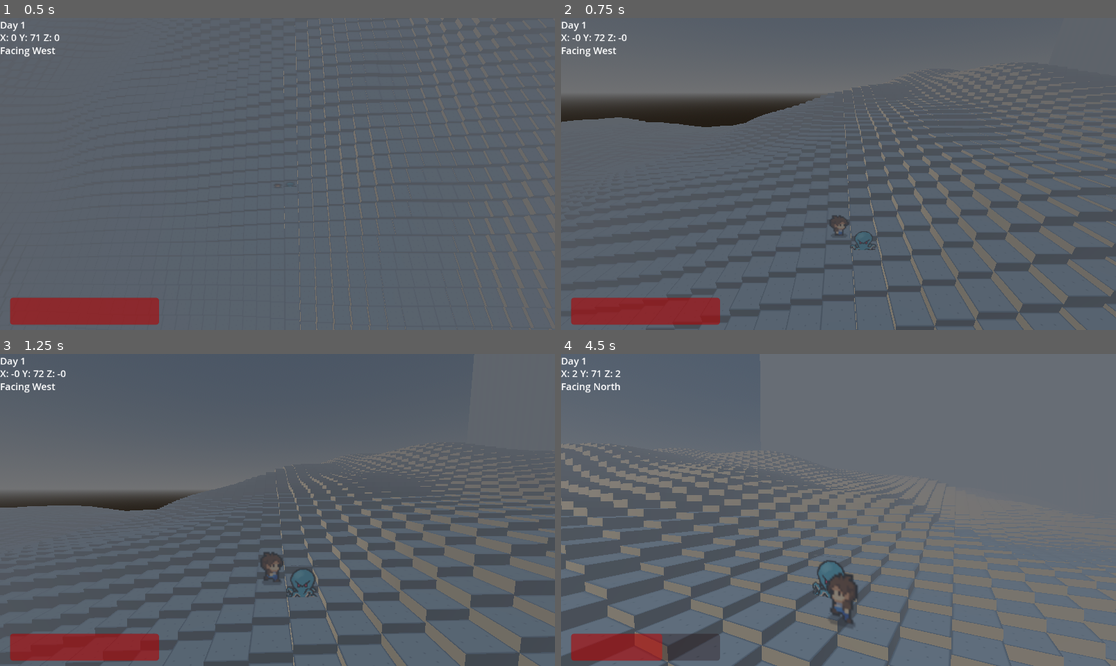
Above: before the commit, frames 1-4 (two rows, left to right).
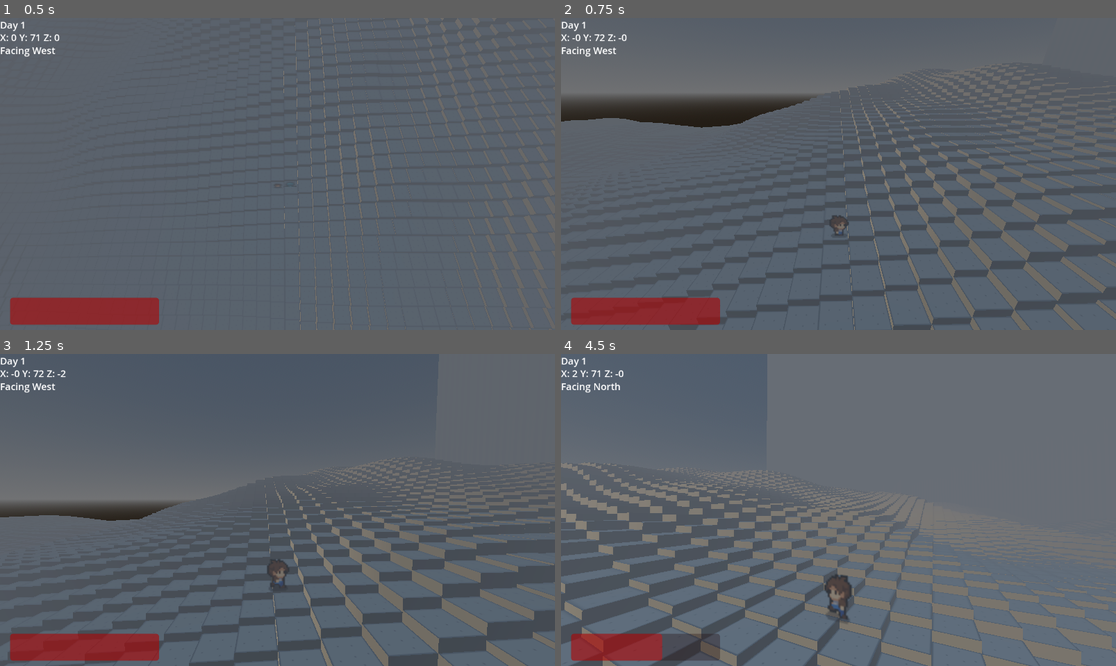
Above: after the commit, the same moments.

Repository: AkivaNugent/CSI-280_PROJECT-OCTOPUS
Game: Godot game, scene res://node_3d.tscn
Two runs of this game, one before a commit and one after it. Both use one fixed random seed, a clock stepped at 60 frames per second and the inputs below. This scene is started directly instead of the project's main scene.
Inputs (mouse positions are in pixels of both pictures, inside the frame that each line leads up to):
- Up to frame 1 (0.5 s): no input
- Up to frame 2 (0.75 s): tap Enter (ui_accept) at 0.5 s; move the mouse to (960, 158) at 0.52 s; hold D (right) from 0.53 s (still down); hold 2 from 0.53 s (still down)
- Up to frame 3 (1.25 s): keep holding D (right); keep holding 2; tap Enter (ui_accept) at 0.77 s
- Up to frame 4 (4.5 s): move the mouse to (727, 525) at 1.27 s; release D (right) at 1.28 s; release 2 at 1.28 s; hold S (down) 1.28-2.03 s; tap Shift (sprint) at 1.35 s; tap Enter (ui_accept) at 1.52, 3.02, 3.77 s; tap 2 at 1.55, 3.05, 3.8 s; move the mouse to (894, 441) at 2.02 s; hold D (right) 2.03-2.78 s; hold 2 2.03-2.78 s; move the mouse to (810, 572) at 2.77 s; hold W (up) 2.78-3.53 s; tap Q at 2.85 s; move the mouse to (1005, 556) at 3.52 s; hold E 3.53-4.28 s; hold A (left) from 3.53 s (still down); move the mouse to (672, 463) at 4.27 s; tap 3 at 4.35 s

Frame 1 is identical in both runs. In frame 2, 6.1% of the frame differs, in the area x 0-100%, y 17-100%; in frame 3, 20%; in frame 4, 25%, in the area x 0-100%, y 0-100%.

Commit message:
added enemy health and reticle

Diff:
--- a/project_octopus/camera_3d.gd
+++ b/project_octopus/camera_3d.gd
@@ -19,6 +19,7 @@
 var target_look_weight: float = 0.0
 var default_look_target: Vector3 = Vector3.ZERO
 var current_fov: float
+var reticle = load("res://Reticle.png")
 
 func _ready() -> void:
 	# Initialize FOV
@@ -54,11 +55,15 @@
 	var target_fov = default_fov
 	if looking_at_octopus:
 		target_fov = lerp(default_fov, focus_fov, current_look_weight)
+		Input.set_custom_mouse_cursor(reticle, Input.CURSOR_ARROW)
+	else:
+		Input.set_custom_mouse_cursor(null)
 	current_fov = lerp(current_fov, target_fov, focus_transition_speed * delta)
+
 	fov = current_fov
 
 	# Look at target or partially at octopus
-	if current_look_weight > 0.01 and octopus_node:
+	if current_look_weight > 0.01 and octopus_node != null:
 		var octopus_pos = octopus_node.global_position
 		octopus_pos.y += height_offset
 
--- a/project_octopus/octomove.gd
+++ b/project_octopus/octomove.gd
@@ -17,6 +17,9 @@
 var hover_check_timer := 0.0
 const HOVER_CHECK_INTERVAL := 0.1
 
+var max_health = 100
+var current_health = 100
+
 func _ready():
 	await get_tree().create_timer(0.1).timeout # Make sure the generator has time to finish
 	# Move the octopus down to the top of the procedural terrain
@@ -24,6 +27,8 @@
 
 	# Initial path planning
 	_recalcPath()
+
+	current_health = max_health
 
 func _recalcPath():
 	# Ask the WORLD_NODE for a path to the player from current position
@@ -91,7 +96,6 @@
 
 	if not _step_up(delta):
 		move_and_slide()
-
 # Handle smooth focus transitions
 	if focus_transition_timer > 0:
 		focus_transition_timer -= delta
@@ -112,6 +116,9 @@
 			is_mouse_in_area = false
 			target_focus_state = false
 			focus_transition_timer = FOCUS_TRANSITION_DELAY
+	# Press 2 to take damage for testing
+	if Input.is_key_pressed(KEY_2):
+		_take_damage(10)
 
 
 # Hovering Octopus
@@ -153,3 +160,11 @@
 
 	# Check if mouse is within this area
 	return octopus_pos.distance_to(mouse_pos) < scaled_radius
+
+func _take_damage(amount) -> void:
+	current_health -= amount
+	if current_health <= 0:
+		_die()
+
+func _die() -> void:
+	queue_free()
Binary file added: project_octopus/Dirt.png
Binary file added: project_octopus/Reticle.png
Not shown, added: project_octopus/Reticle.png.import
